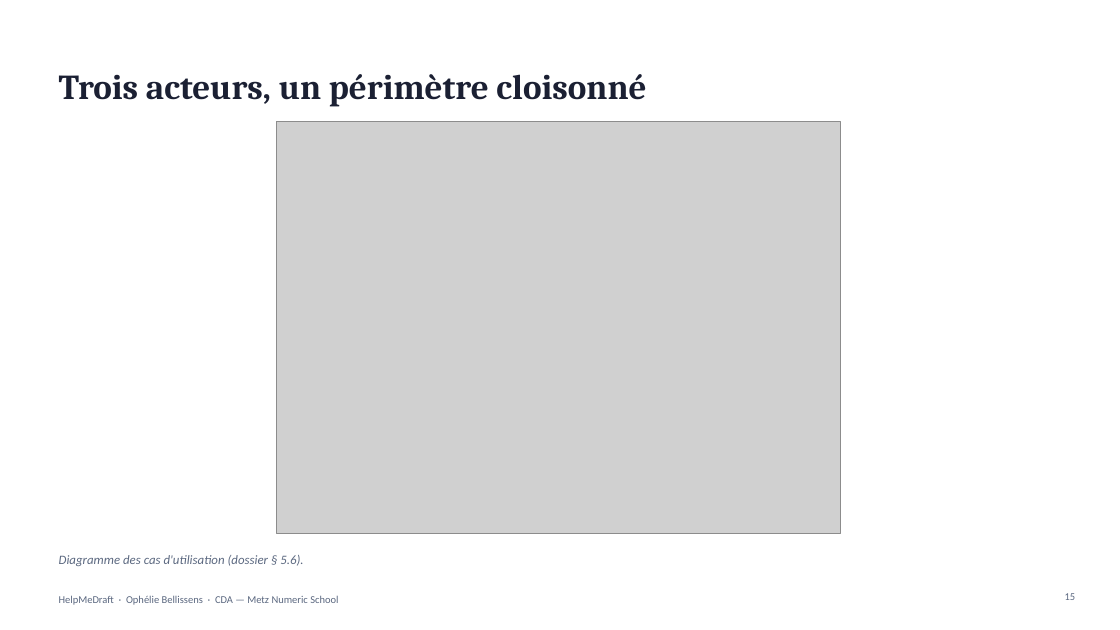
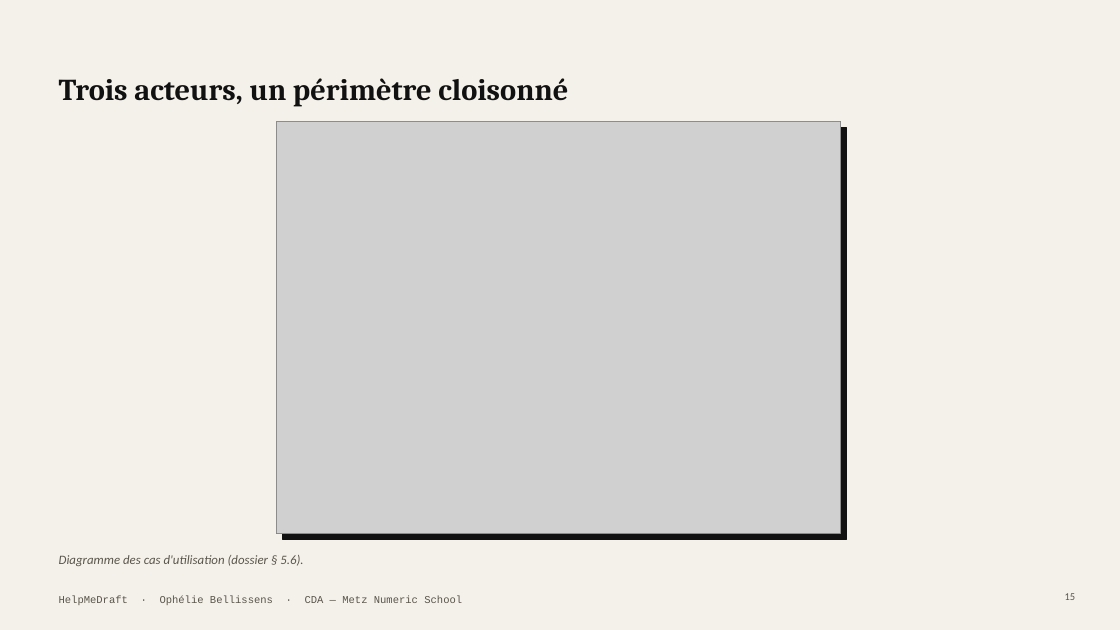
Before and after one commit to Equinoxya/HelpMeDraft---projet-fil-rouge, a slide deck: slide 15 of docs/Soutenance-HelpMeDraft.pptx. Drawn at 1120x630 pixels with LibreOffice and Linux fonts; fonts in the diff are those of the drawing; grey boxes stand for pictures. Boxes give left, top, right and bottom in pixels: in the first picture for what was removed or moved away, otherwise in the second. Text is boxed around its words. In the diff, an @@ line names an element or a change of style, - is before the commit and + after.

```diff
--- a/docs/Soutenance-HelpMeDraft.pptx
+++ b/docs/Soutenance-HelpMeDraft.pptx
@@ background #FFFFFF to #F4F1EA @@
@@ title "Trois acteurs, un périmètre cloisonné" at (x1=59, y1=78, x2=568, y2=107): size 30 to 26 pt, text colour #1B2033 to #111111 @@
@@ rectangle added at (x1=276, y1=122, x2=840, y2=534), fill #FFFFFF, outline #111111 1.25 pt @@
@@ rectangle added at (x1=282, y1=128, x2=846, y2=539), fill #111111, outline #111111 0.75 pt @@
@@ text "Diagramme des cas d'utilisation (dossier ..." at (x1=59, y1=555, x2=303, y2=566): text colour #5B6880 to #5A554C @@
@@ text "HelpMeDraft · Ophélie Bellissens · ..." at (x1=59, y1=595, x2=462, y2=605): font Calibri to Courier New, text colour #5B6880 to #5A554C @@
@@ page number at (x1=1065, y1=593, x2=1076, y2=600): text colour #5B6880 to #5A554C @@
```
Also in this commit, not shown: 28 other slides changed, 3 other files.
